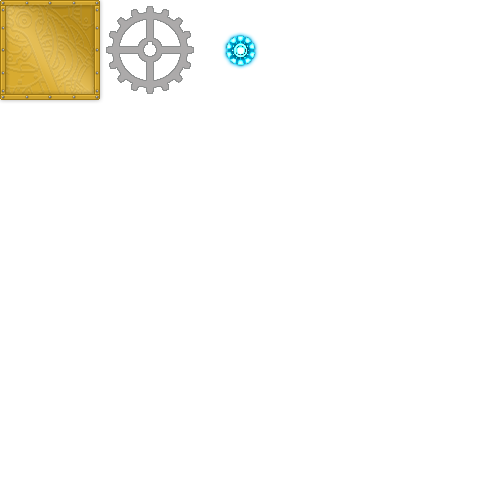
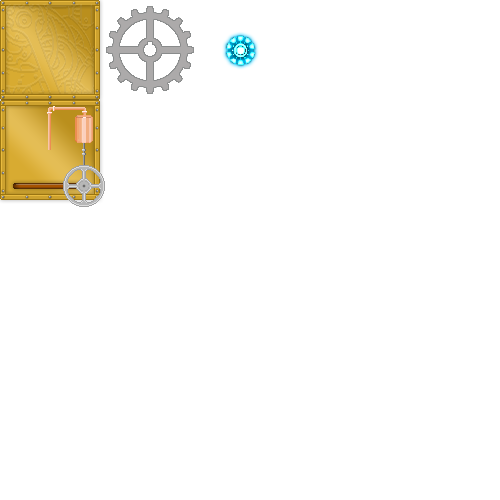
Comparing the layer stacks of the two w=500, h=500 images. Changes:
added group "Propulsor" with 7 layers above "Structure" over box(0, 97, 105, 207)
added layer "pipe" in group "Propulsor" over box(47, 106, 87, 150)
added layer "Cylinder" in group "Propulsor" over box(75, 115, 93, 143)
added layer "Flywheel" in group "Propulsor" over box(63, 165, 105, 207)
added layer "bar" in group "Propulsor" over box(82, 139, 86, 187)
added layer "Layer 2" in group "Propulsor" over box(13, 183, 87, 189)
added layer "Layer 1 copy 2" (1st of 2, in "Propulsor") in group "Propulsor" over box(0, 97, 104, 204)
added layer "Gradient Fill 1" (1st of 2, in "Propulsor") in group "Propulsor" over box(6, 106, 94, 194)
